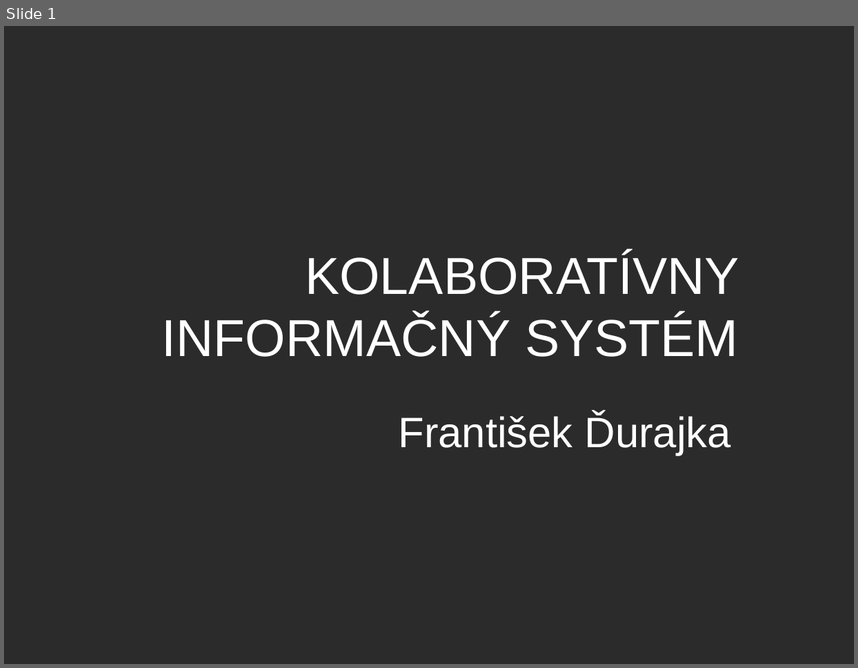
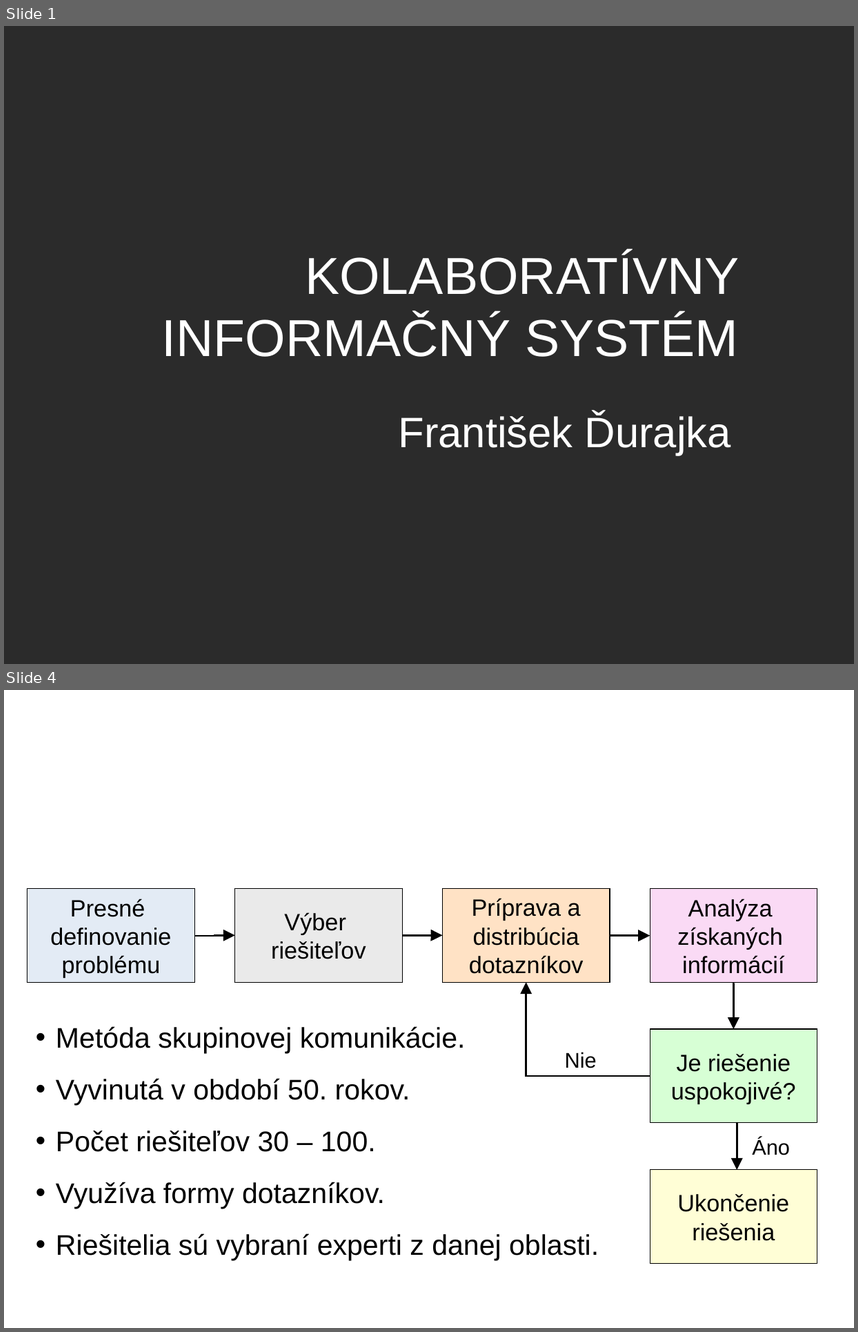
Before and after one commit to natalija4554/millenium, a slide deck: docs/Presentation/presentation.ppt. Shown one above the other, each under a label of ours: slide 1 before the commit, slides 1 and 4 after it; the slides between them are not shown. The pictures are 858x668 and 858x1332 pixels, drawn with LibreOffice and Linux fonts; fonts in the diff are those of the drawing; background and template pictures are left out; a plain dark background stands for a picture behind light text. Boxes give left, top, right and bottom in pixels: in the first picture for what was removed or moved away, otherwise in the second. Text is boxed around its words. In the diff, an @@ line names an element or a change of style, - is before the commit and + after.

```diff
--- a/docs/Presentation/presentation.ppt
+++ b/docs/Presentation/presentation.ppt
@@ slide 4 added at [4, 690, 854, 1328], background picture (left out) @@
@@ title added at [47, 713, 813, 820], 44 pt, text #FFFFFF @@
+Delfská metóda
@@ rectangle added at [27, 888, 194, 982], fill #E3EBF5, outline #000000 0.74 pt, 20 pt, text #000000 @@
+Presné
+definovanie problému
@@ rectangle added at [235, 888, 403, 982], fill #EAEAEA, outline #000000 0.74 pt, 20 pt, text #000000 @@
+Výber
+riešiteľov
@@ rectangle added at [443, 888, 610, 982], fill #FFE2C5, outline #000000 0.74 pt, 20 pt, text #000000 @@
+Príprava a distribúcia dotazníkov
@@ rectangle added at [650, 888, 818, 982], fill #FADAF5, outline #000000 0.74 pt, 20 pt, text #000000 @@
+Analýza
+získaných
+informácií
@@ elbow arrow added from (194, 936) to (235, 935), #000000 1.5 pt @@
@@ elbow arrow added from (403, 935) to (443, 935), #000000 1.5 pt @@
@@ elbow arrow added from (610, 935) to (650, 936), #000000 1.5 pt @@
@@ elbow arrow added from (650, 1076) to (526, 983), #000000 1.5 pt @@
@@ elbow arrow added from (733, 983) to (733, 1029), #000000 1.5 pt @@
@@ text added at [56, 1026, 599, 1261], 24 pt, text #000000 @@
+• Metóda skupinovej komunikácie.
+• Vyvinutá v období 50. rokov.
+• Počet riešiteľov 30 – 100.
+• Využíva formy dotazníkov.
+• Riešitelia sú vybraní experti z danej oblasti.
@@ rectangle added at [650, 1029, 818, 1123], fill #D7FFD5, outline #000000 0.74 pt, 20 pt, text #000000 @@
+Je riešenie uspokojivé?
@@ text added at [565, 1052, 597, 1068], 18 pt, text #000000 @@
+Nie
@@ elbow arrow added from (737, 1123) to (737, 1170), #000000 1.5 pt @@
@@ text added at [752, 1138, 790, 1155], 18 pt, text #000000 @@
+Áno
@@ rectangle added at [650, 1170, 818, 1263], fill #FFFED6, outline #000000 0.74 pt, 20 pt, text #000000 @@
+Ukončenie riešenia
```
Also in this commit, not shown: 3 slides changed, 13 other slides added, 8 slides removed, 31 other files.
